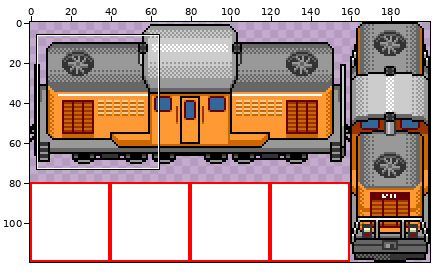
One commit to this sprite sheet: static/materials/wwa/VeLocomotive16-2.gif. Above: a wide view before the commit, with the close-up outlined.
Close-up. Earlier state:
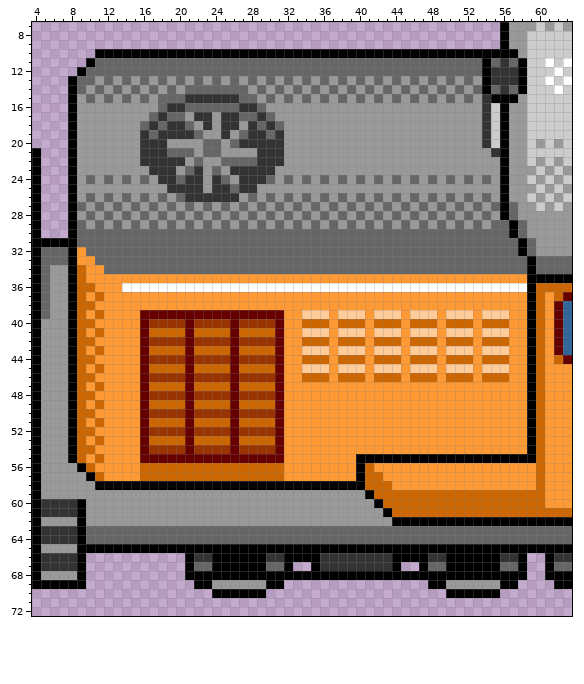
The file is 200x120 pixels. Shown: x 4..63, y 7..72. The commit also changed other parts of the picture, which this record leaves out.
After the commit:
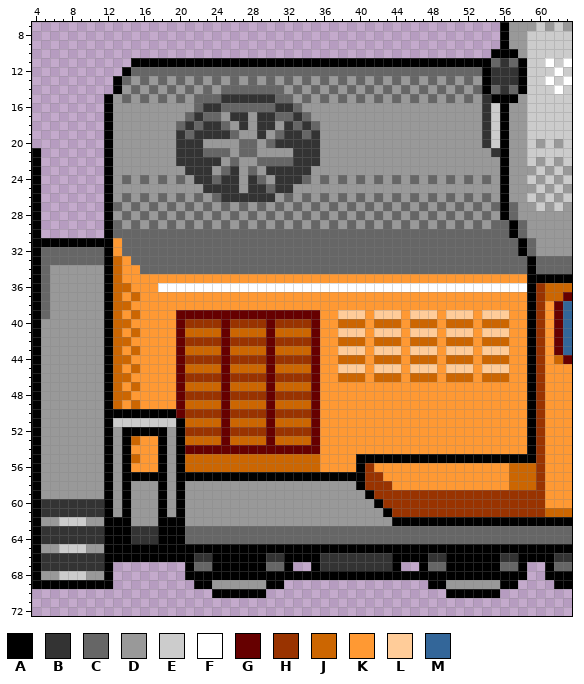
Palette (. is transparent): A #000000  B #333333  C #666666  D #999999  E #cccccc  F #ffffff  G #660000  H #993300  J #cc6601  K #ff9933  L #ffcc99  M #336699
The exact change:
Changed rows in their new state; - is an unchanged pixel.
first column x 7:
10 ----............................................-------
11 ---.....AAAAAAAAAAAAAAAAAAAAAAAAAAAAAAAAAAAAAAA--------
12 --.....A-----------------------------------------------
13 -.....A------------------------------------------------
14 -.....A--------D-D---C-C-------------------------------
15 -....A------D-DCCC--BBBBC------------------------------
16 -....A-----DDDD-BB--CC-CBBC----------------------------
17 -....A----DDDDC-CCD-BD-BCCBC---------------------------
18 -....A---DDDDCBC-BCDBDB-DBCBC--------------------------
19 -....A---DDDD-CBBB-CDD-DCBBCB--------------------------
20 -....A---DDD-BBBDD-DCCDC-BBBB--------------------------
21 -....A---DDDDBBB--C-CCDDD-BBB--------------------------
22 -....A---DDDD-BBBBD-DDCCCCBBB--------------------------
23 -....A----DDD-B-BDC-DCD-BBBB---------------------------
24 -....A-----CD-D-BCBBD-CDBBB----------------------------
25 -....A------DDDDB--BD-BCBB-----------------------------
26 -....A--------DCDC--BBBB-------------------------------
27 -....A-------------------------------------------------
28 -....A-------------------------------------------------
29 -....A-------------------------------------------------
30 -....A-------------------------------------------------
31 --AAAAK------------------------------------------------
32 -CC--AK------------------------------------------------
33 -CCC-AJK-----------------------------------------------
34 -DDDDAJKK----------------------------------------------
35 -DDDDAJ------------------------------------------------
36 -DDDDAJJKKK------------------------------------------H-
37 -DDDDAJ-J--------------------------------------------HJ
38 -DDDDAJJ---------------------------------------------H-
39 -DDDDAJ-JKKKK------------GGGGK-----------------------H-
40 -DDDDAJJ-KKKKGH---GH---GHHHHGK-----------------------H-
41 -DDDDAJ-JKKKKGJ---GJ---GJJJJGK-----------------------H-
42 -DDDDAJJ-KKKKGH---GH---GHHHHGK-----------------------H-
43 -DDDDAJ-JKKKKGJ---GJ---GJJJJGK-----------------------H-
44 -DDDDAJJ-KKKKGH---GH---GHHHHGK-----------------------H-
45 -DDDDAJ-JKKKKGJ---GJ---GJJJJGK-----------------------H-
46 -DDDDAJJ-KKKKGH---GH---GHHHHGK-----------------------H-
47 -DDDDAJ-JKKKKGJ---GJ---GJJJJG------------------------H-
48 -DDDDAJJ-KKKKGH---GH---GHHHHG------------------------H-
49 -DDDDAJ-JKKKKGJ---GJ---GJJJJG------------------------H-
50 -DDDDAAAAAAAAGH---GH---GHHHHG------------------------H-
51 -DDDDAEEEEEEEAJ---GJ---GJJJJG------------------------H-
52 -DDDDADAAAAADAH---GH---GHHHHG------------------------H-
53 -DDDDADAJKKADAJ---GJ---GJJJJG------------------------H-
54 -DDDDADA-KKADA-GGGG-GGGG-GGGG------------------------H-
55 -DDDDADAJKKADAJJJJJJJJJJJJJJJ------------------------H-
56 --DDDADA-KKADA-----------JJJJ-----H---------------JJJH-
57 ---DDADAAAAADAAAAAAAAAAAAAAAAAAAA-HH--------------JJJH-
58 ----D-D-DDD-D-DDDDDDDDDDDDDDDDDDD-HHH-------------JJJH-
59 -----A-A---A-A---------------------HHHHHHHHHHHHHHHHHHH-
60 --BBBA-A---A-A----------------------HHHHHHHHHHHHHHHHHH-
61 --BBBA-A---A-A-----------------------HHHHHHHHHHHHHHHHH-
62 EEE--AAA---AAA-----------------------------------------
63 --BBBAAABBBAAA-----------------------------------------
64 --BBBAAABBBAAA-----------------------------------------
65 EEEDD--------------------------------------------------
66 --BBBAAAAAAAAA--------------------------------------AA-
67 --BBBA-------------------------------------------------
68 EEEDDA-------------------------------------------------
69 ---AAA-------------------------------------------------
Changed places in both close-ups, as pixel boxes (x1, y1, x2, y2):
changed: (59, 49, 554, 589)
